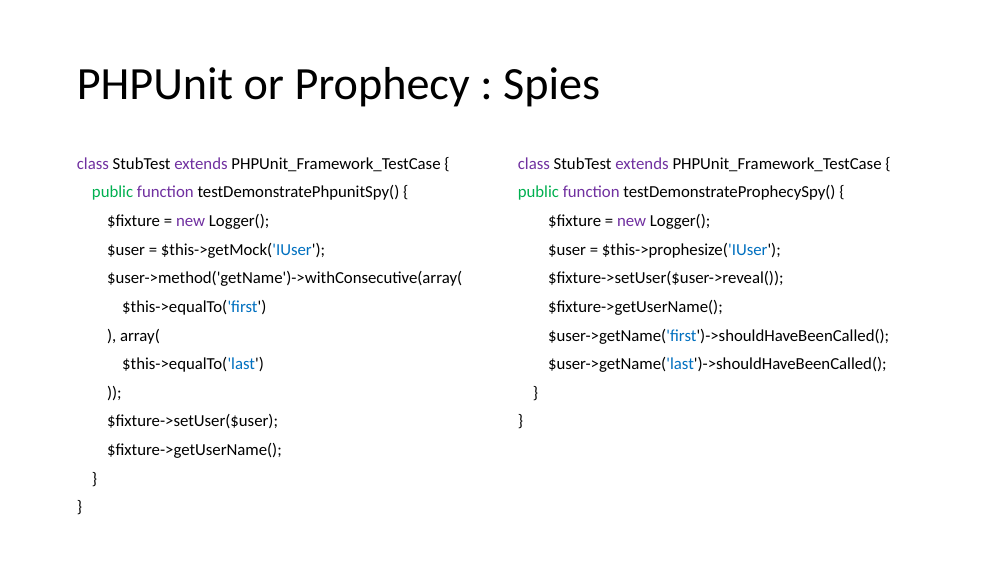
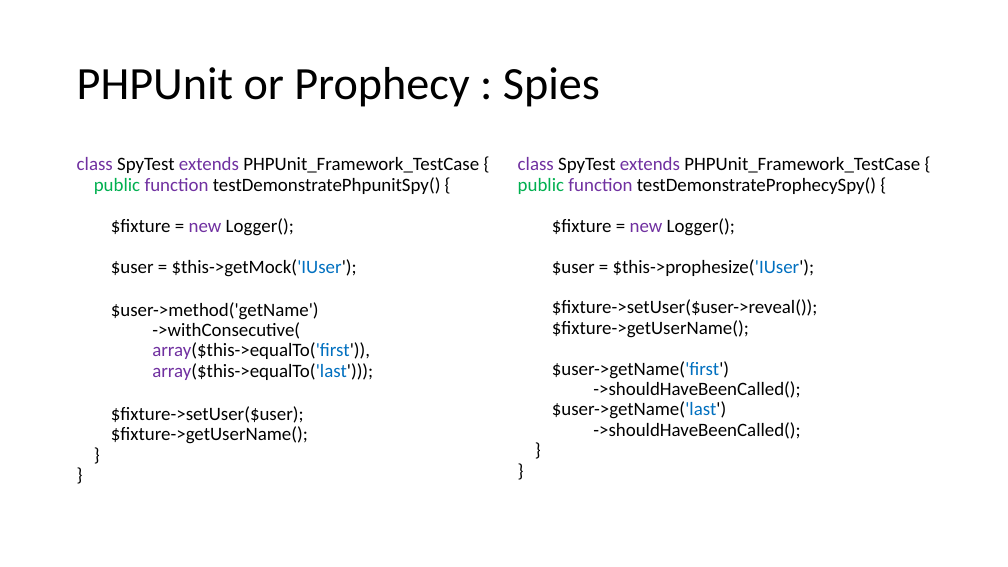
Before and after one commit to docljn/phpunit-or-prophecy-for-mocks, a slide deck: slide 48 of Creating Unit Test Mocks - PHPUnit or Prophecy.pptx (slide 47 before the commit). Drawn at 1008x567 pixels with LibreOffice and Linux fonts; fonts in the diff are those of the drawing. Boxes give left, top, right and bottom in pixels: in the first picture for what was removed or moved away, otherwise in the second. Text is boxed around its words. In the diff, an @@ line names an element or a change of style, - is before the commit and + after.

Commit message:
Worked with mock object unit tests

```diff
--- a/Creating Unit Test Mocks - PHPUnit or Prophecy.pptx
+++ b/Creating Unit Test Mocks - PHPUnit or Prophecy.pptx
@@ text at box(77, 157, 479, 173): text changed; size 16 to 18 pt @@
-class StubTest extends PHPUnit_Framework_TestCase {
+class SpyTest extends PHPUnit_Framework_TestCase {
@@ text at box(94, 177, 441, 444): size 16 to 18 pt in "public function testDemonstratePhpunitSpy() {", "$fixture = new Logger();", "$user = $this->getMock('IUser');", "$fixture->setUser($user);" and 3 more places; less space between paragraphs @@
@@ text at box(518, 157, 920, 173): text changed; size 16 to 18 pt @@
-class StubTest extends PHPUnit_Framework_TestCase {
+class SpyTest extends PHPUnit_Framework_TestCase {
@@ text at box(518, 177, 876, 338): size 16 to 18 pt in "public function testDemonstrateProphecySpy() {", "$fixture = new Logger();", "$user = $this->prophesize('IUser');", "$fixture->setUser($user->reveal());" and 3 more places; less space between paragraphs @@
@@ text at box(111, 302, 373, 380): text changed; size 16 to 18 pt @@
-$user->method('getName')->withConsecutive(array(
-$this->equalTo('first')
-), array(
-$this->equalTo('last')
-));
+$user->method('getName')
+->withConsecutive(
+array($this->equalTo('first')),
+array($this->equalTo('last')));
@@ text at box(552, 361, 800, 439): text changed; size 16 to 18 pt @@
-$user->getName('first')->shouldHaveBeenCalled();
-$user->getName('last')->shouldHaveBeenCalled();
+$user->getName('first')
+->shouldHaveBeenCalled();
+$user->getName('last')
+->shouldHaveBeenCalled();
```
Also in this commit, not shown: 48 other slides changed, 5 slides added, 4 slides removed, 5 other files.
